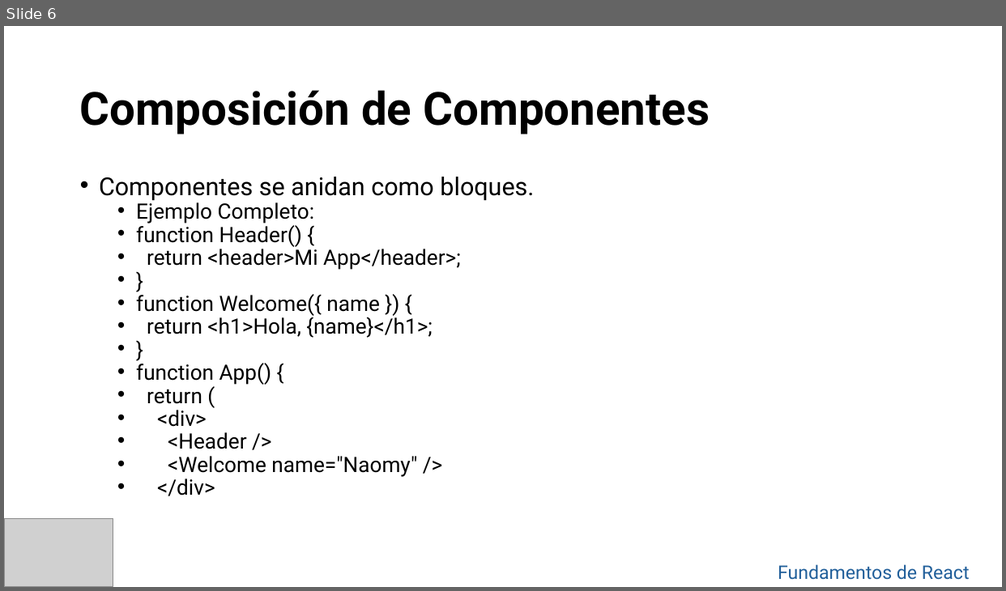
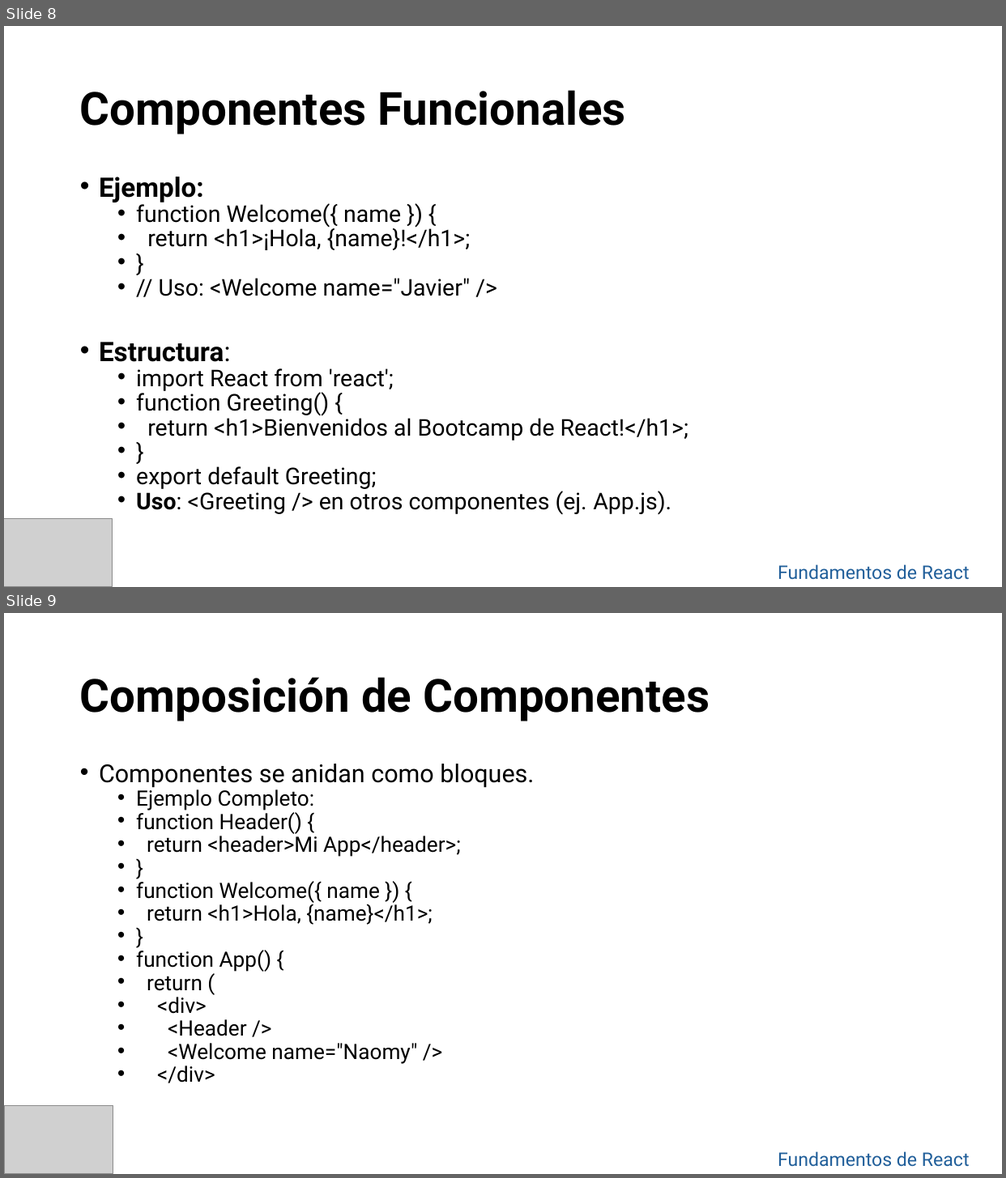
Before and after one commit to jompy31/Curso_react_2025, a slide deck: Clase 2.pptx. Shown one above the other, each under a label of ours: slide 6 before the commit, slides 8 and 9 after it. The pictures are 1006x591 and 1006x1178 pixels, drawn with LibreOffice and Linux fonts; fonts in the diff are those of the drawing; grey boxes stand for pictures; background and template pictures are left out. Boxes give left, top, right and bottom in pixels: in the first picture for what was removed or moved away, otherwise in the second. Text is boxed around its words. In the diff, an @@ line names an element or a change of style, - is before the commit and + after.

```diff
--- a/Clase 2.pptx
+++ b/Clase 2.pptx
@@ slide 8 added at (4,26,1002,587), background picture (left out) @@
@@ title added at (80,90,626,135), 44 pt, text #000000, bold @@
+Componentes Funcionales
@@ text added at (99,177,688,514), 22.2 pt, text #000000 @@
+• Ejemplo:
+  • function Welcome({ name }) {
+  • return <h1>¡Hola, {name}!</h1>;
+  • }
+  • // Uso: <Welcome name="Javier" />
+• Estructura:
+  • import React from 'react';
+  • function Greeting() {
+  • return <h1>Bienvenidos al Bootcamp de React!</h1>;
+  • }
+  • export default Greeting;
+  • Uso: <Greeting /> en otros componentes (ej. App.js).
@@ picture added at (4,519,113,587) @@
@@ text added at (778,565,970,580), 18 pt, text #215F9A @@
+Fundamentos de React
@@ what was slide 6 is now slide 9 @@
```
Also in this commit, not shown: 4 slides changed, 8 other slides added, 28 other files.
